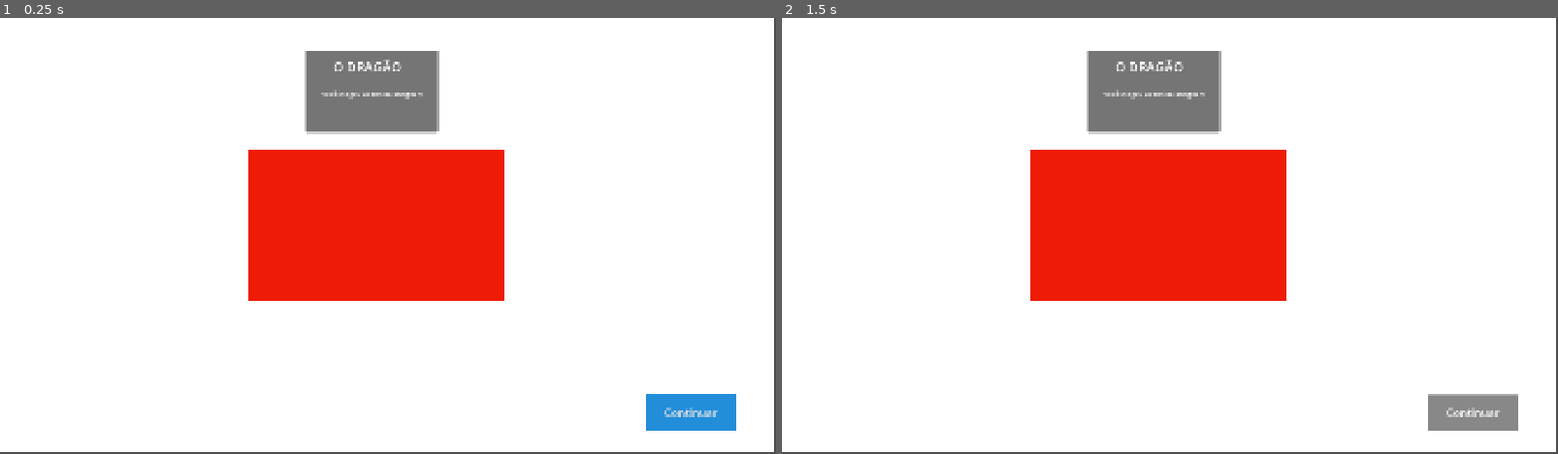
Above: before the commit, frames 1-2 (left to right).
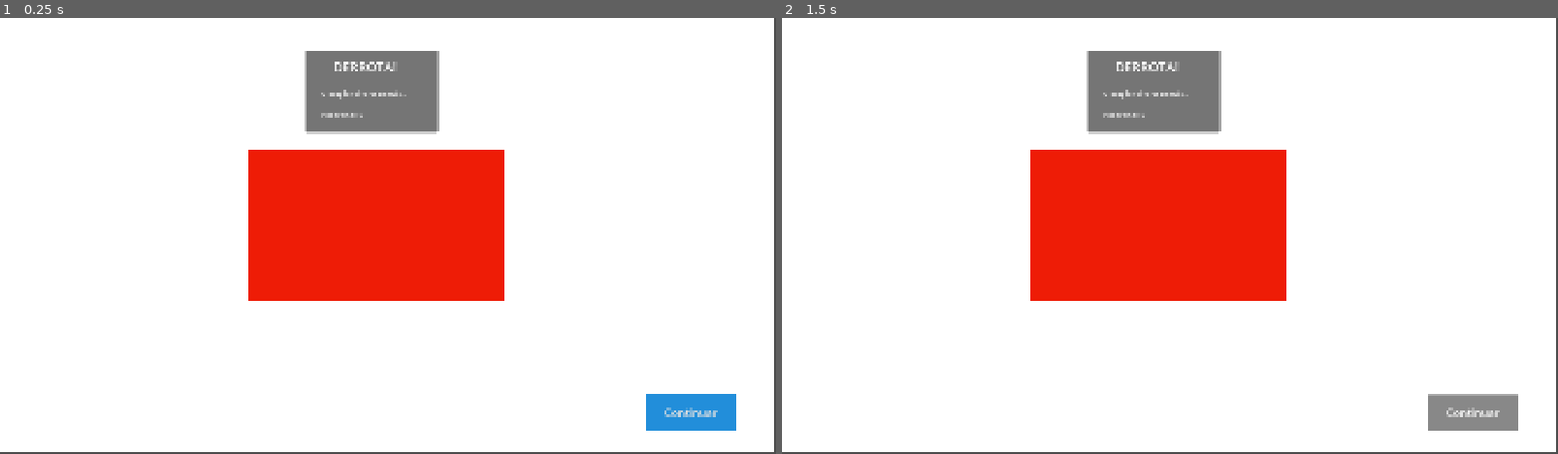
Above: after the commit, the same moments.

Repository: gamedevmeetup/Brackeys-Game-Jam-2026.2---Equipe-2
Game: Godot game, scene res://Scenes/Dragon.tscn
Same seed, same stepped clock (60 frames per second), same inputs: the game is played once before the commit and once after it. This scene is started directly instead of the project's main scene.
Inputs:
- Up to frame 1 (0.25 s): no input
- Up to frame 2 (1.5 s): click "Continuar" at 0.5 s; click "Continuar" at 1.25 s

The runs differ from the first frame. In frame 1, 0.3% of the frame differs, in the area x 41-55%, y 9-23%; in frame 2, 0.3%.

Commit message:
Condições de vitória e derrota
Programei as condições de vitória e de derrota do jogador contra o dragão

Diff:
--- a/guardas-mentirosos/Scripts/dragon.gd
+++ b/guardas-mentirosos/Scripts/dragon.gd
@@ -7,3 +7,18 @@
 
 	print("PODER FINAL: ", totalPower)
 	print("PODER NECESSÁRIO: ", requiredPower)
+
+	if totalPower >= requiredPower:
+		show_victory(totalPower)
+	else:
+		show_defeat(totalPower)
+
+
+func show_victory(totalPower: int) -> void:
+	$ResultPanel/ResultTitle.text = "VITÓRIA!"
+	$ResultPanel/ResultDescription.text = "Você derrotou o dragão!\n\nPoder final: " + str(totalPower)
+
+
+func show_defeat(totalPower: int) -> void:
+	$ResultPanel/ResultTitle.text = "DERROTA!"
+	$ResultPanel/ResultDescription.text = "O dragão foi forte demais...\n\nPoder final: " + str(totalPower)
